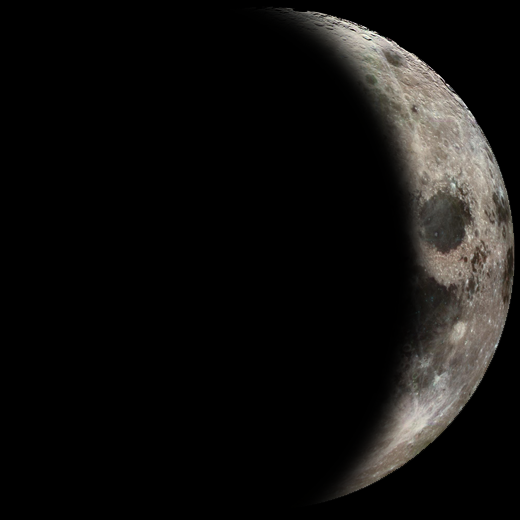
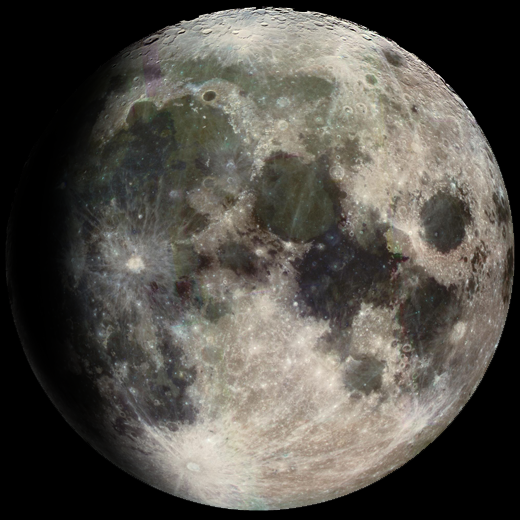
Two versions of the same layered image (520px x 520px). Layer-by-layer changes:
showed "waxing-gibbonous" (2nd of 2, in "northern") over [5, 6, 287, 511]
hid "waxing-crescent" (2nd of 2, in "northern") over [5, 6, 446, 511]
